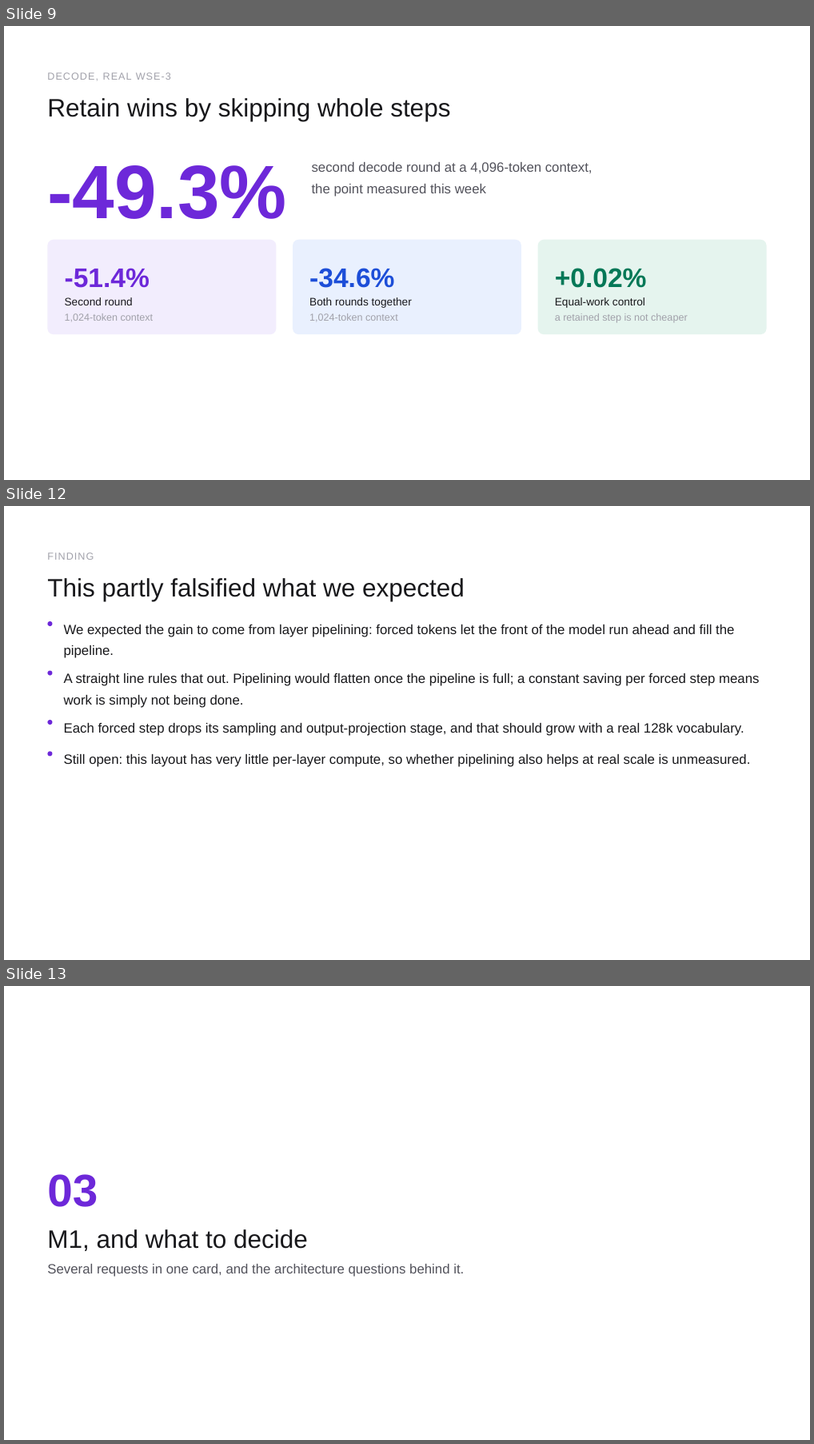
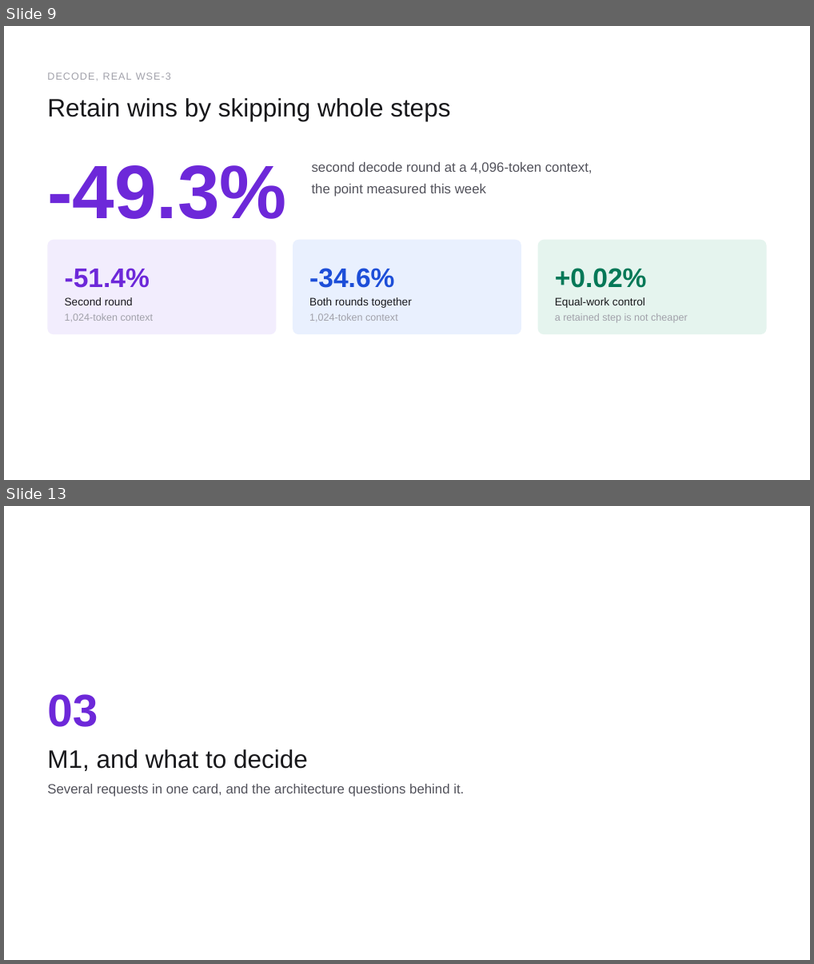
Before and after one commit to happyandslow/agent-memory, a slide deck: projects/WaferEngine-staging/meetings/2026-07-26.pptx. Shown one above the other, each under a label of ours: slides 9, 12 and 13 before the commit, slides 9 and 13 after it; the slides between them are not shown. The pictures are 814x1444 and 814x964 pixels, drawn with LibreOffice and Linux fonts; fonts in the diff are those of the drawing. Boxes give left, top, right and bottom in pixels: in the first picture for what was removed or moved away, otherwise in the second. Text is boxed around its words. In the diff, an @@ line names an element or a change of style, - is before the commit and + after.

```diff
--- a/projects/WaferEngine-staging/meetings/2026-07-26.pptx
+++ b/projects/WaferEngine-staging/meetings/2026-07-26.pptx
@@ slide 12 removed at (4, 506, 810, 960), background #FFFFFF @@
@@ text removed at (47, 552, 94, 560) @@
-FINDING
@@ text removed at (47, 578, 465, 601) @@
-This partly falsified what we expected
@@ ellipse removed at (47, 621, 52, 626) @@
@@ text removed at (64, 624, 734, 658) @@
-We expected the gain to come from layer pipelining: forced tokens let the front of the model run ahead and fill the pipeline.
@@ ellipse removed at (47, 671, 52, 676) @@
@@ text removed at (64, 673, 759, 708) @@
-A straight line rules that out. Pipelining would flatten once the pipeline is full; a constant saving per forced step means work is simply not being done.
@@ ellipse removed at (47, 720, 52, 724) @@
@@ text removed at (64, 723, 745, 736) @@
-Each forced step drops its sampling and output-projection stage, and that should grow with a real 128k vocabulary.
@@ ellipse removed at (47, 751, 52, 756) @@
@@ text removed at (64, 754, 750, 767) @@
-Still open: this layout has very little per-layer compute, so whether pipelining also helps at real scale is unmeasured.
```
Also in this commit, not shown: 6 slides changed, 2 slides added, 1 other slide removed, 5 other files.
